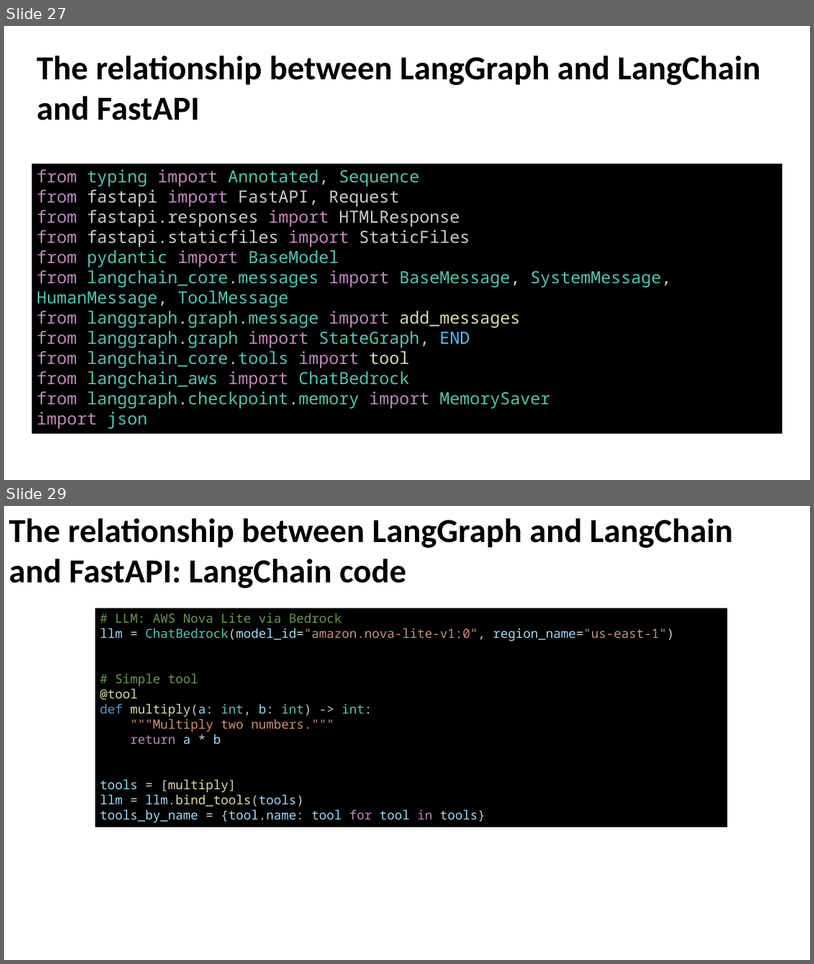
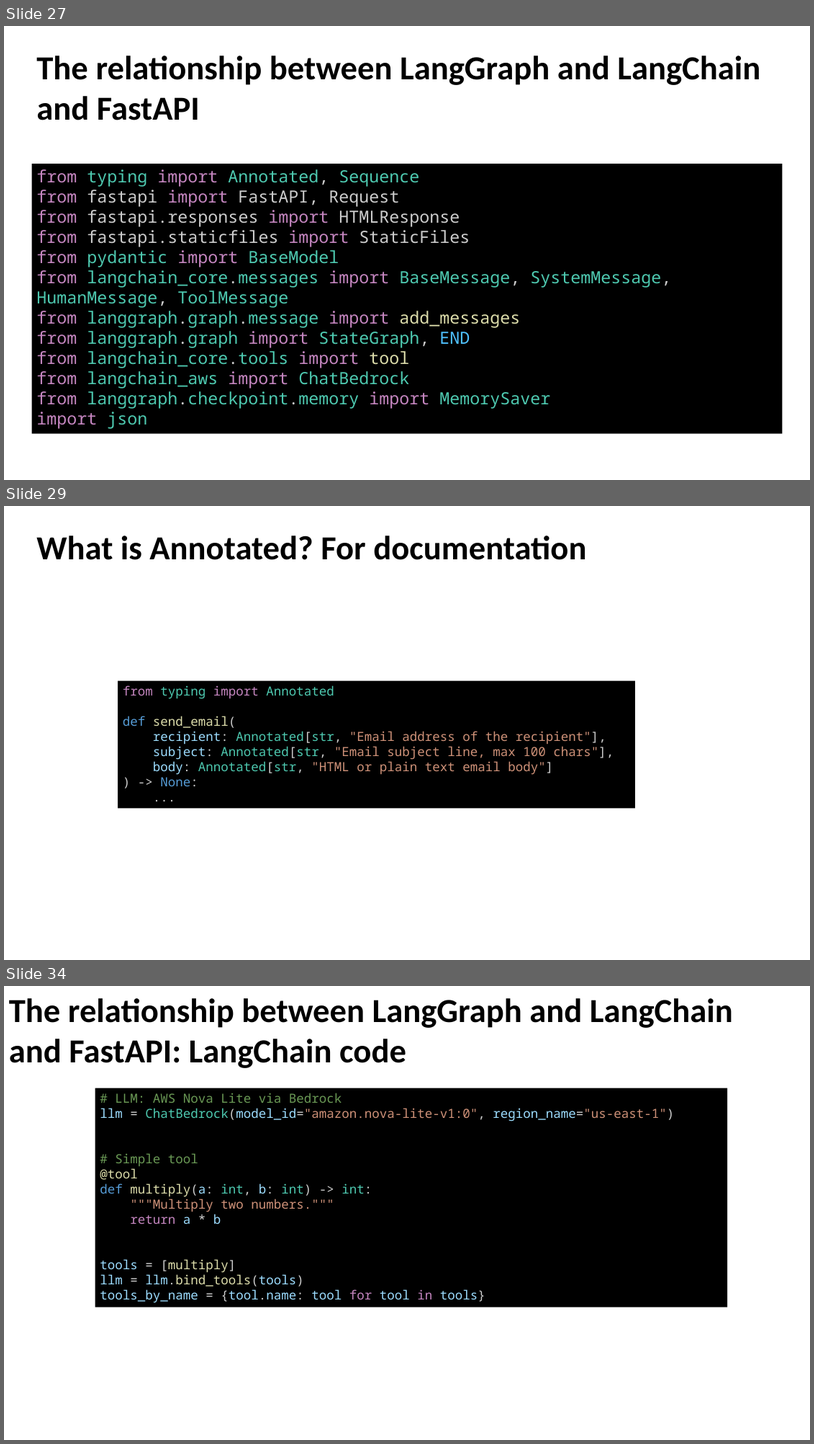
Before and after one commit to enoch-sit/proj01_chatbot_edu, a slide deck: week08/AI Agent Design III LangSmith-and-Evaluation-Frameworks.pptx. Shown one above the other, each under a label of ours: slides 27 and 29 before the commit, slides 27, 29 and 34 after it; the slides between them are not shown. The pictures are 814x964 and 814x1444 pixels, drawn with LibreOffice and Linux fonts; fonts in the diff are those of the drawing. Boxes give left, top, right and bottom in pixels: in the first picture for what was removed or moved away, otherwise in the second. Text is boxed around its words. In the diff, an @@ line names an element or a change of style, - is before the commit and + after.

```diff
--- a/week08/AI Agent Design III LangSmith-and-Evaluation-Frameworks.pptx
+++ b/week08/AI Agent Design III LangSmith-and-Evaluation-Frameworks.pptx
@@ slide 29 added at <box>4,506,810,960</box>, background #000000; not listed: 1 template element that a slide beside it also shows @@
@@ text added at <box>36,536,586,560</box>, 48 pt, text #000000, bold @@
+What is Annotated? For documentation
@@ rectangle added at <box>118,681,635,808</box>, fill #000000, 18 pt, text #CE9178 @@
+from typing import Annotated
+def send_email(
+recipient: Annotated[str, "Email address of the recipient"],
+subject: Annotated[str, "Email subject line, max 100 chars"],
+body: Annotated[str, "HTML or plain text email body"]
+) -> None:
+...
@@ what was slide 29 is now slide 34 @@
```
Also in this commit, not shown: 3 slides changed, 9 other slides added, 1 slide removed, 3 other files.
